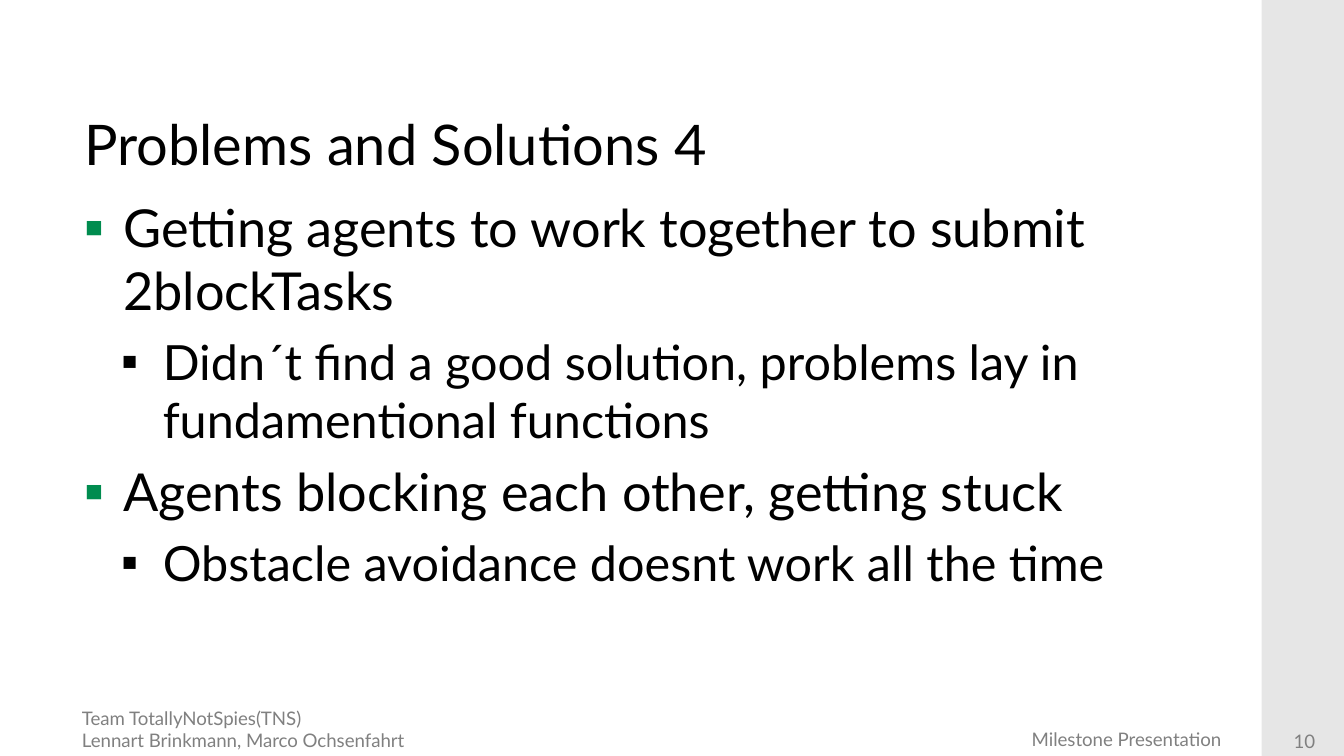
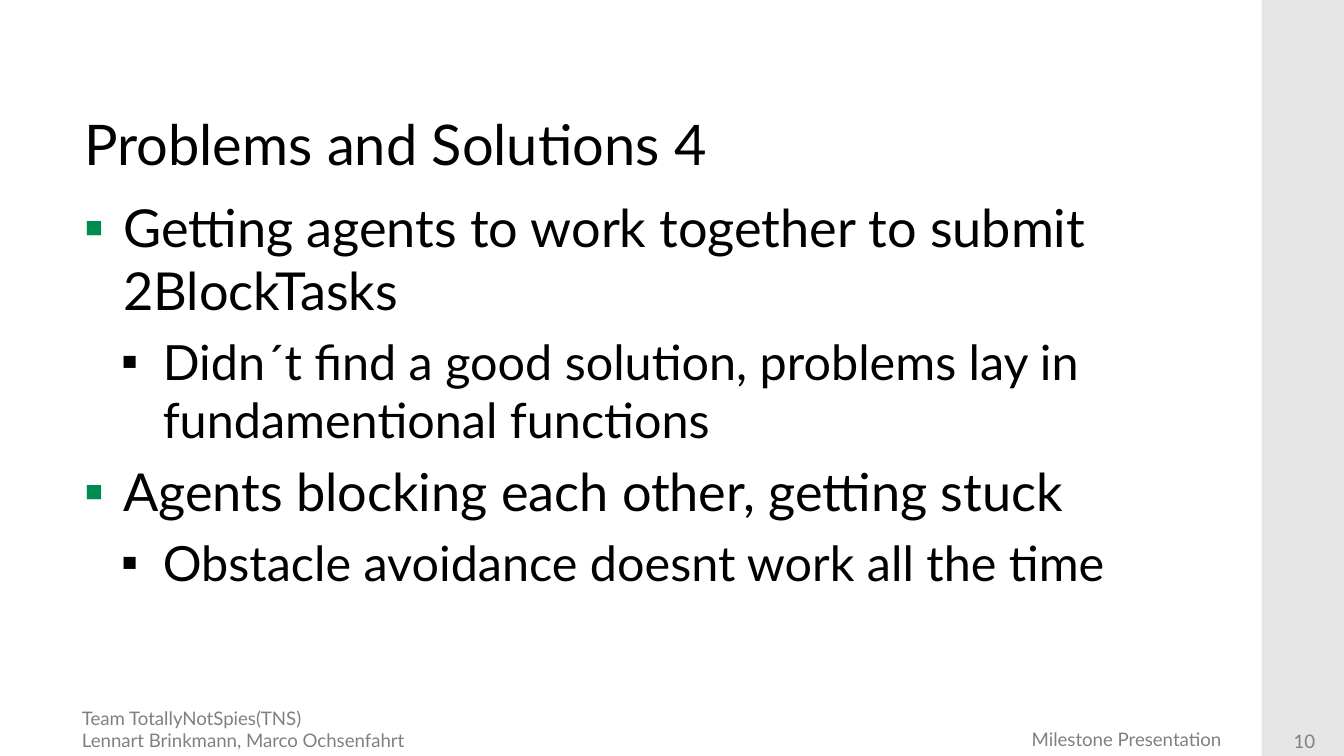
Before and after one commit to DieMango/PiB_Bri_Och, a slide deck: slide 10 of FinalPresentation.pptx. Drawn at 1344x756 pixels with LibreOffice and Linux fonts; fonts in the diff are those of the drawing; background and template pictures are left out. Boxes give left, top, right and bottom in pixels: in the first picture for what was removed or moved away, otherwise in the second. Text is boxed around its words. In the diff, an @@ line names an element or a change of style, - is before the commit and + after.

```diff
--- a/FinalPresentation.pptx
+++ b/FinalPresentation.pptx
@@ text at (123,208,1085,311): text changed @@
-▪ Getting agents to work together to submit 2blockTasks
+▪ Getting agents to work together to submit 2BlockTasks
```
Also in this commit, not shown: 8 other slides changed.
